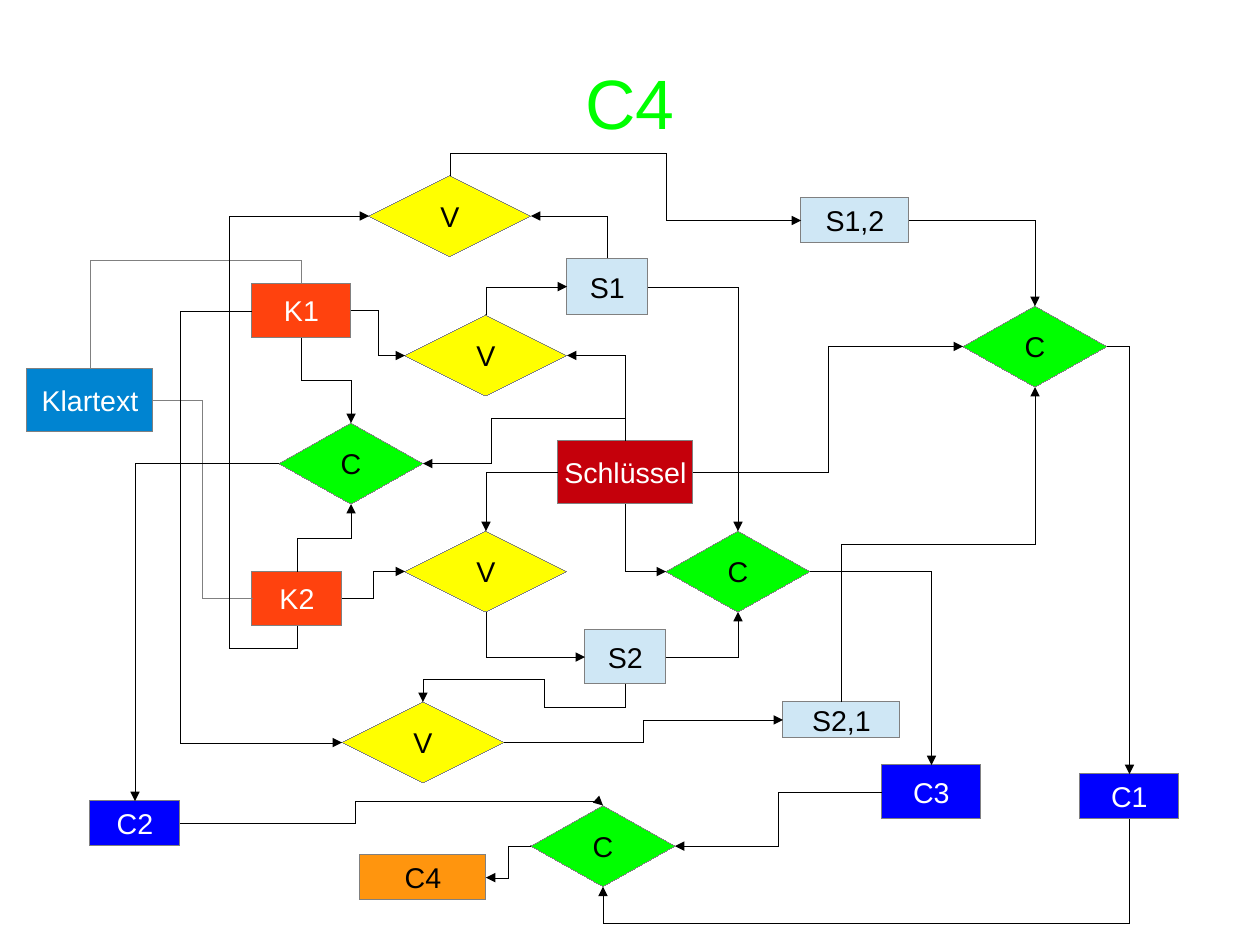
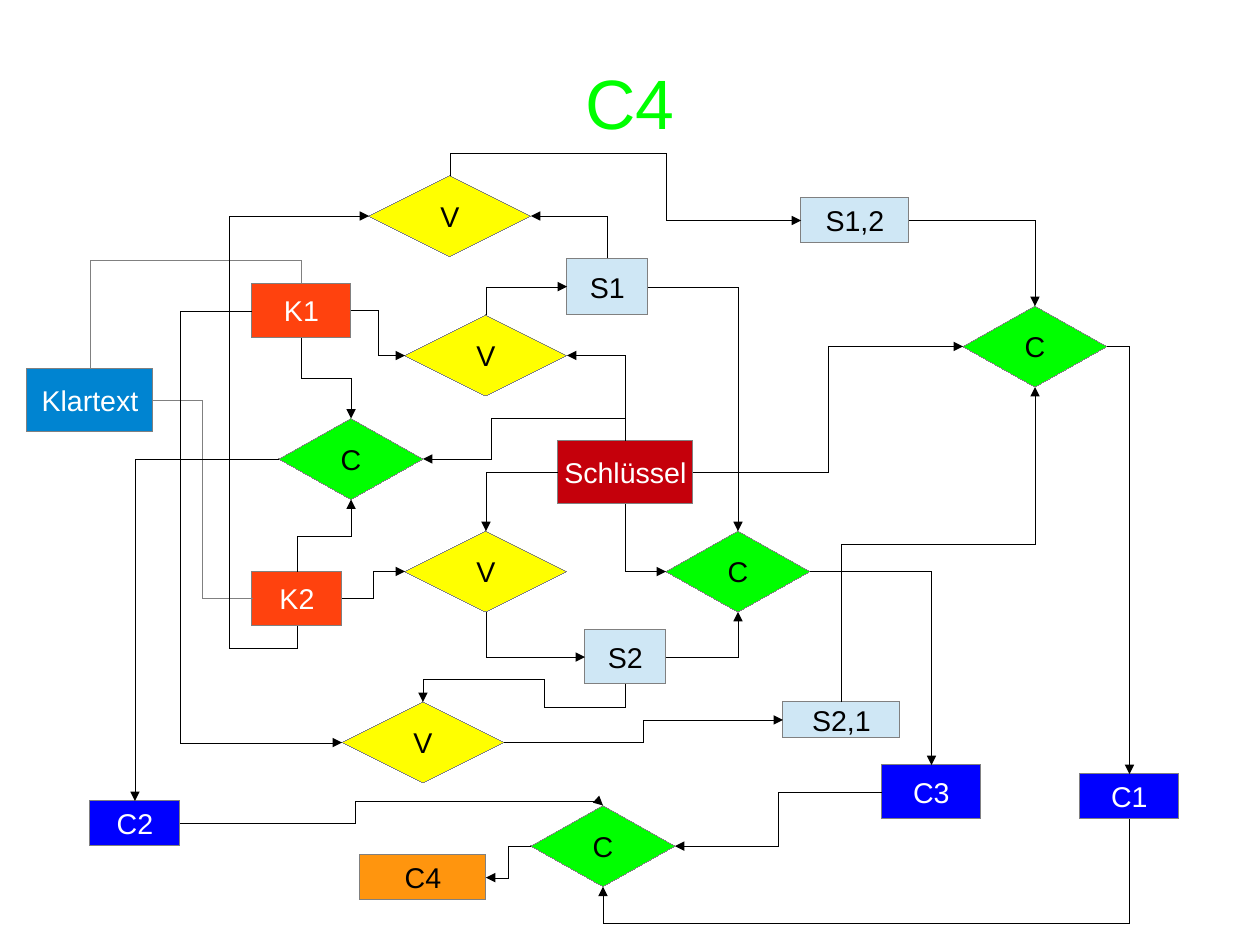
Before and after one commit to dodonator/cube, a slide deck: slide 9 of Vortrag/vortrag.odp. Drawn at 1260x945 pixels with LibreOffice and Linux fonts; fonts in the diff are those of the drawing. Boxes give left, top, right and bottom in pixels: in the first picture for what was removed or moved away, otherwise in the second. Text is boxed around its words. In the diff, an @@ line names an element or a change of style, - is before the commit and + after.

```diff
--- a/Vortrag/vortrag.odp
+++ b/Vortrag/vortrag.odp
@@ elbow arrow moved from (302, 337) - (351, 423) to (302, 337) - (351, 418) @@
@@ diamond "C": place and size @@
-diamond "C" at <box>279,423,423,504</box>
+diamond "C" at <box>279,418,423,500</box>
@@ elbow arrow moved from (625, 441) - (423, 464) to (625, 441) - (423, 460) @@
@@ elbow arrow moved from (279, 464) - (135, 802) to (279, 458) - (135, 802) @@
@@ elbow arrow moved from (297, 572) - (351, 504) to (297, 572) - (351, 500) @@
```
Also in this commit, not shown: 2 other slides changed, 13 slides added, 1 other file.
